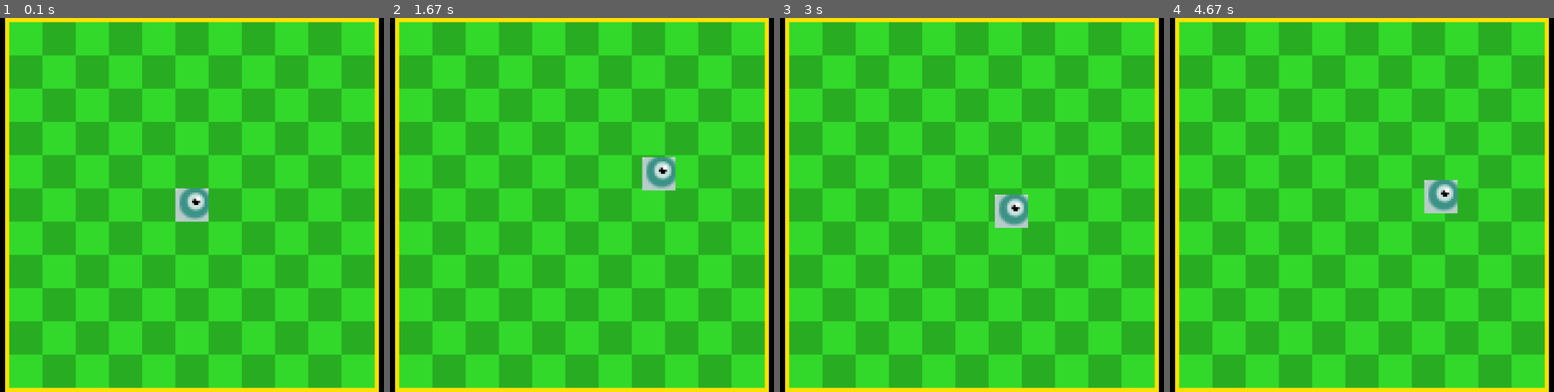
Above: before the commit, frames 1-4 (left to right).
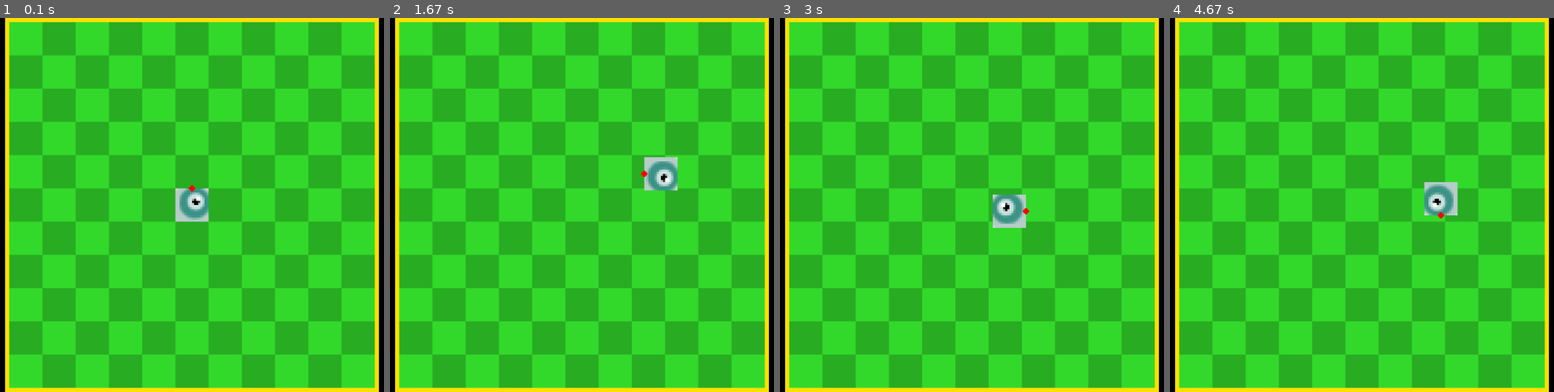
Above: after the commit, the same moments.

Repository: LZX1000/College-I
Game: pygame game, started from Snake2.py
The game is run twice, just before and just after one commit, with the same random seed, the same clock (stepped at 60 frames per second) and the same inputs.
Inputs:
- Up to frame 1 (0.1 s): no input
- Up to frame 2 (1.67 s): hold Right 0.33-0.8 s; hold Up 0.83-1.13 s; tap S at 1.17 s; hold Right from 1.5 s (still down)
- Up to frame 3 (3 s): release Right at 1.97 s; hold Left 2-2.53 s; hold Down 2.57-2.87 s; hold Left from 2.9 s (still down)
- Up to frame 4 (4.67 s): release Left at 3.3 s; hold Up 3.33-3.7 s; hold Right 3.73-4.37 s; hold Down from 4.4 s (still down)

The runs differ from the first frame. In frame 1, less than 0.1% of the frame differs, in the area x 49-51%, y 44-47%; in frame 2, 0.6%; in frame 3, 0.6%; in frame 4, 0.7%, in the area x 66-75%, y 43-54%.

Commit message:
Half-implemented rotation collision. Full-implemented rotating sprite

Diff:
--- a/Snake2.py
+++ b/Snake2.py
@@ -21,31 +21,77 @@
                     original_size[1] * pixelation_factor
                 )
             self.image = pygame.transform.scale(self.source_image, size)
+            self.angle = 0
+
             self.rect = self.image.get_rect(center=pos)
-            self.size = size
+            self.collision_point = pygame.Vector2(self.rect.centerx, self.rect.top)
+
+        def update_collision_point(self):
+            offset_x = 0
+            offset_y = -self.rect.height / 2
+            radians = math.radians(self.angle)
+            rotated_x = offset_x * math.cos(radians) - offset_y * math.sin(radians)
+            rotated_y = offset_x * math.sin(radians) + offset_y * math.cos(radians)
+            self.collision_point.x = self.rect.centerx + rotated_x
+            self.collision_point.y = self.rect.centery + rotated_y
 
         def update(self, display_surface, pos):
-            display_surface.blit(self.image, self.rect.topleft)
+            # # Update positions
             self.rect.center = pos
+            self.update_collision_point()
+            rotated_image = pygame.transform.rotate(self.image, self.angle)
+            rotated_rect = rotated_image.get_rect(center=self.rect.center)
+            # # Render player
+            display_surface.blit(rotated_image, rotated_rect.topleft)
+            '''debug code'''
+            pygame.draw.circle(internal_surface, (255, 0, 0), (int(player.collision_point.x), int(player.collision_point.y)), 3)
 
-    class GameBackground(pygame.sprite.Sprite):
+    class GameBackground():
+        class Grass(pygame.sprite.Sprite):
+            def __init__(self, pos, size=None):
+                super().__init__()
+                self.source_image = pygame.image.load(f"assets/SnakeBackgroundGrass1.png")
+
+                original_size = self.source_image.get_size()
+                if size is None:
+                    size = (
+                        original_size[0] * pixelation_factor,
+                        original_size[1] * pixelation_factor
+                    )
+                self.image = pygame.transform.scale(self.source_image, size)
+                self.rect = self.image.get_rect(center=pos)
+
+            def update(self, display_surface, pos):
+                display_surface.blit(self.image, self.rect.topleft)
+                self.rect.center = pos
+
+        class Edge(pygame.sprite.Sprite):
+            def __init__(self, pos, size=None):
+                super().__init__()
+                self.source_image = pygame.image.load(f"assets/SnakeBackgroundEdge1.png")
+
+                original_size = self.source_image.get_size()
+                if size is None:
+                    size = (
+                        original_size[0] * pixelation_factor,
+                        original_size[1] * pixelation_factor
+                    )
+                self.image = pygame.transform.scale(self.source_image, size)
+                self.rect = self.image.get_rect(center=pos)
+
+            def update(self, display_surface, pos):
+                display_surface.blit(self.image, self.rect.topleft)
+                self.rect.center = pos
+
         def __init__(self, pos, size=None):
-            super().__init__()
-            self.source_image = pygame.image.load(f"assets/SnakeBackground1.png")
+            self.grass = self.Grass(pos, size)
+            self.edge = self.Edge(pos, size)
 
-            original_size = self.source_image.get_size()
-            if size is None:
-                size = (
-                    original_size[0] * pixelation_factor,
-                    original_size[1] * pixelation_factor
-                )
-            self.image = pygame.transform.scale(self.source_image, size)
-            self.rect = self.image.get_rect(center=pos)
-            self.size = size
+            self.grass_group = pygame.sprite.Group(self.grass)
 
         def update(self, display_surface, pos):
-            display_surface.blit(self.image, self.rect.topleft)
-            self.rect.center = pos
+            self.grass.update(display_surface, pos)
+            self.edge.update(display_surface, pos)
 
     # Display
     # # Resolutions
@@ -103,17 +149,21 @@
             player_pos.y += diagonal_speed * dt
         # Straight movement
         elif keys[pygame.K_w] or keys[pygame.K_UP]:
+            player.angle = 0
             player_pos.y -= movement_speed * dt
         elif keys[pygame.K_s] or keys[pygame.K_DOWN]:
+            player.angle = 180
             player_pos.y += movement_speed * dt
         elif keys[pygame.K_a] or keys[pygame.K_LEFT]:
+            player.angle = 90
             player_pos.x -= movement_speed * dt
         elif keys[pygame.K_d] or keys[pygame.K_RIGHT]:
+            player.angle = 270
             player_pos.x += movement_speed * dt
 
         # Player bounds
-        player_pos.x = max(0, min(internal_width, player_pos.x))
-        player_pos.y = max(0, min(internal_height, player_pos.y))
+        if not background.edge.rect.collidepoint(player.collision_point):
+            player_pos = pygame.Vector2((internal_width // 2), (internal_height // 2))
 
         # Render in 640x360
         internal_surface.fill((0, 0, 0)) # Sub-background
Binary file added: assets/SnakeBackgroundEdge1.png
Binary file added: assets/SnakeBackgroundGrass1.png
